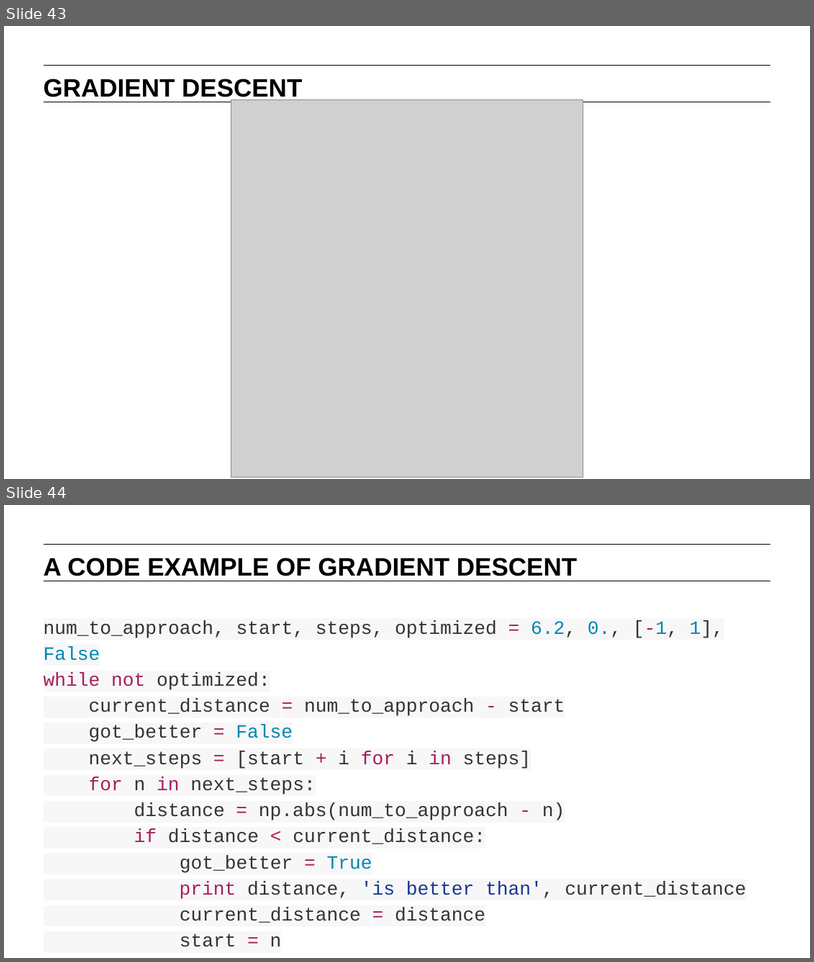
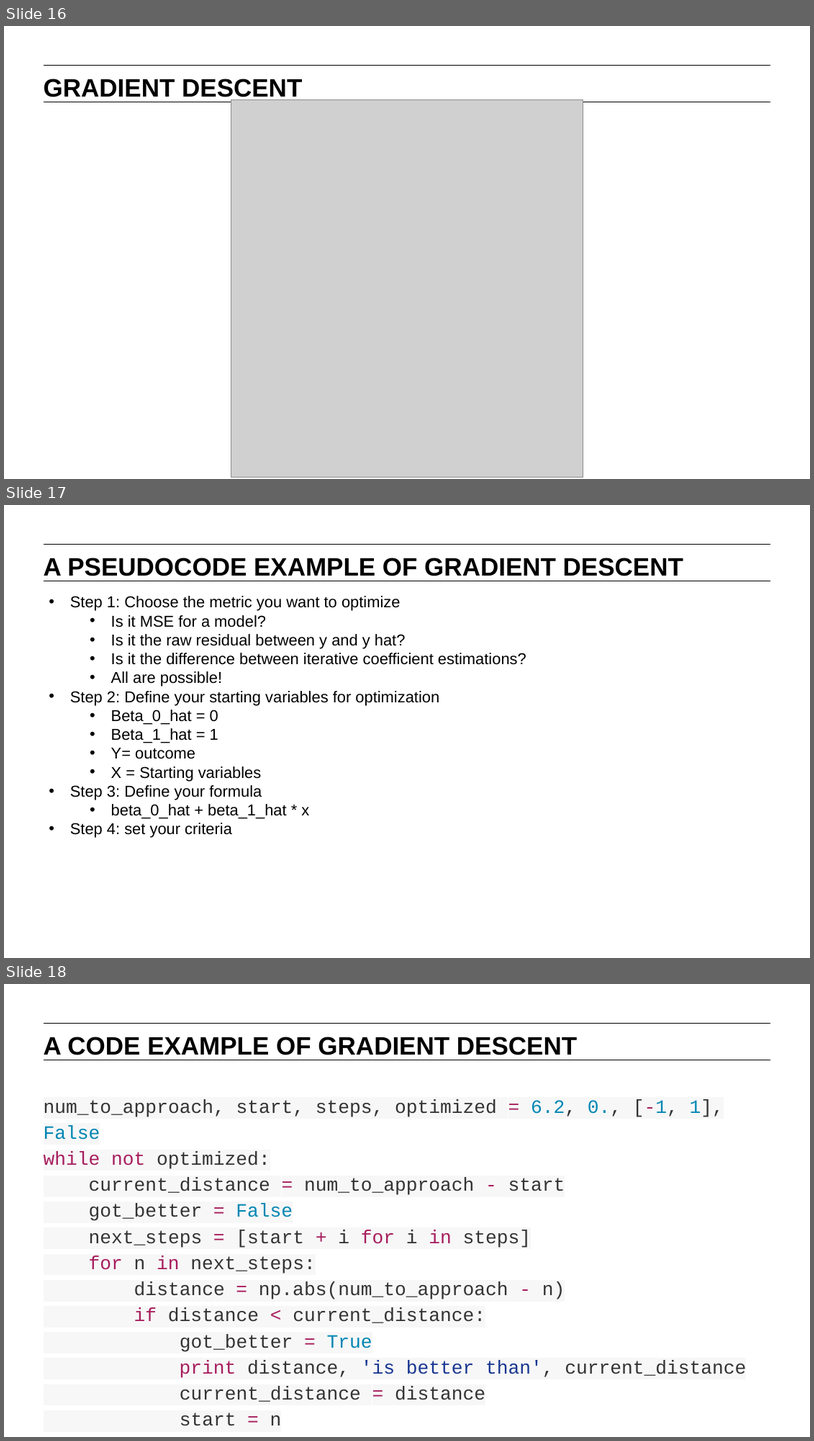
Before and after one commit to matanefron/data-sets, a slide deck: lessons/lesson-7/07-evaluating-model-fit_redux.pptx. Shown one above the other, each under a label of ours: slides 43 and 44 before the commit, slides 16, 17 and 18 after it. The pictures are 814x962 and 814x1441 pixels, drawn with LibreOffice and Linux fonts; fonts in the diff are those of the drawing; grey boxes stand for pictures. Boxes give left, top, right and bottom in pixels: in the first picture for what was removed or moved away, otherwise in the second. Text is boxed around its words. In the diff, an @@ line names an element or a change of style, - is before the commit and + after.

```diff
--- a/lessons/lesson-7/07-evaluating-model-fit_redux.pptx
+++ b/lessons/lesson-7/07-evaluating-model-fit_redux.pptx
@@ slide 17 added at [4,505,810,958], background #FFFFFF; not listed: 2 template elements that a slide beside it also shows @@
@@ text added at [44,558,684,576], 32 pt, text #000000, bold @@
+A PSEUDOCODE EXAMPLE OF GRADIENT DESCENT
@@ text added at [70,596,527,838], 20 pt, text #000000 @@
+• Step 1: Choose the metric you want to optimize
+  • Is it MSE for a model?
+  • Is it the raw residual between y and y hat?
+  • Is it the difference between iterative coefficient estimations?
+  • All are possible!
+• Step 2: Define your starting variables for optimization
+  • Beta_0_hat = 0
+  • Beta_1_hat = 1
+  • Y= outcome
+  • X = Starting variables
+• Step 3: Define your formula
+  • beta_0_hat + beta_1_hat * x
+• Step 4: set your criteria
@@ what was slide 43 is now slide 16 @@
@@ what was slide 44 is now slide 18 @@
```
Also in this commit, not shown: 1 slide changed, 8 other slides added, 1 slide removed, 3 other files.
